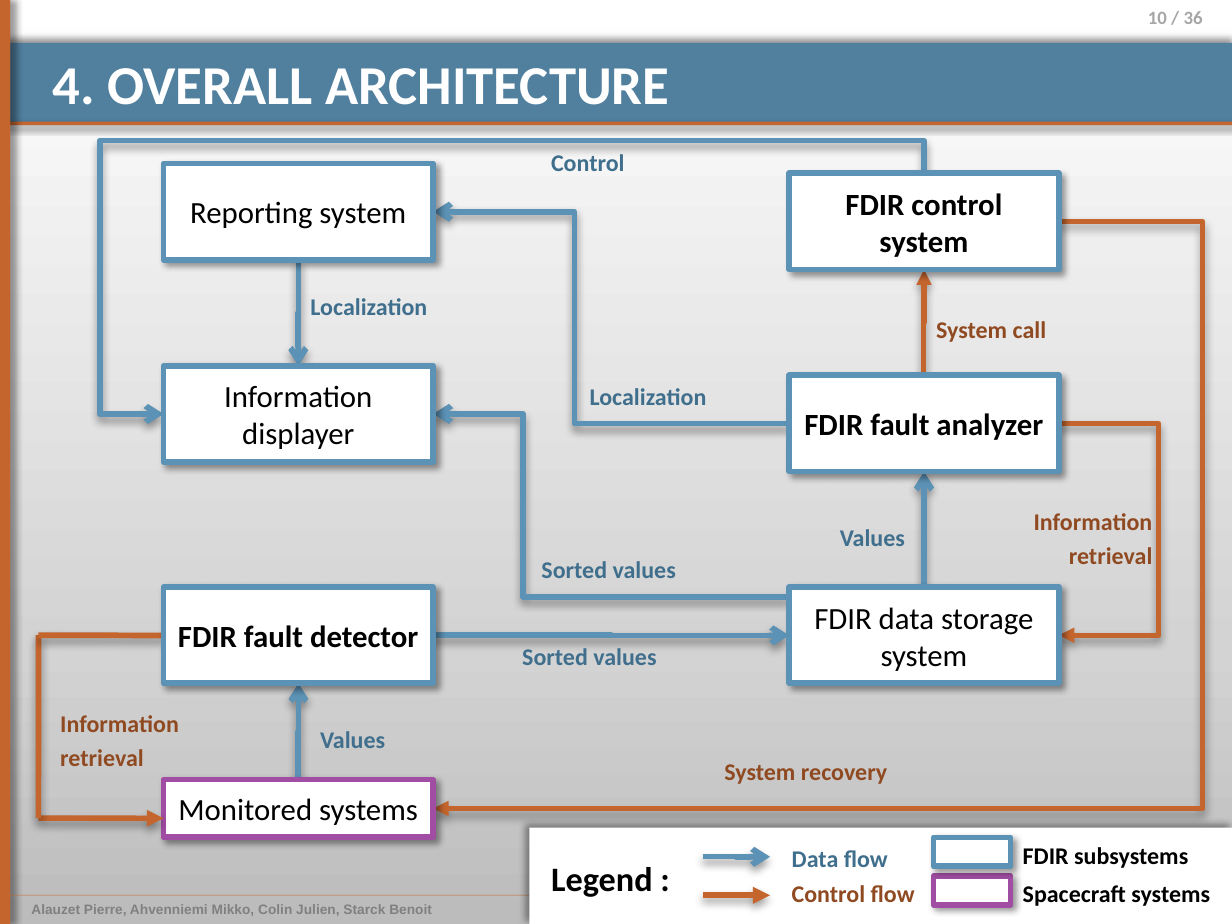
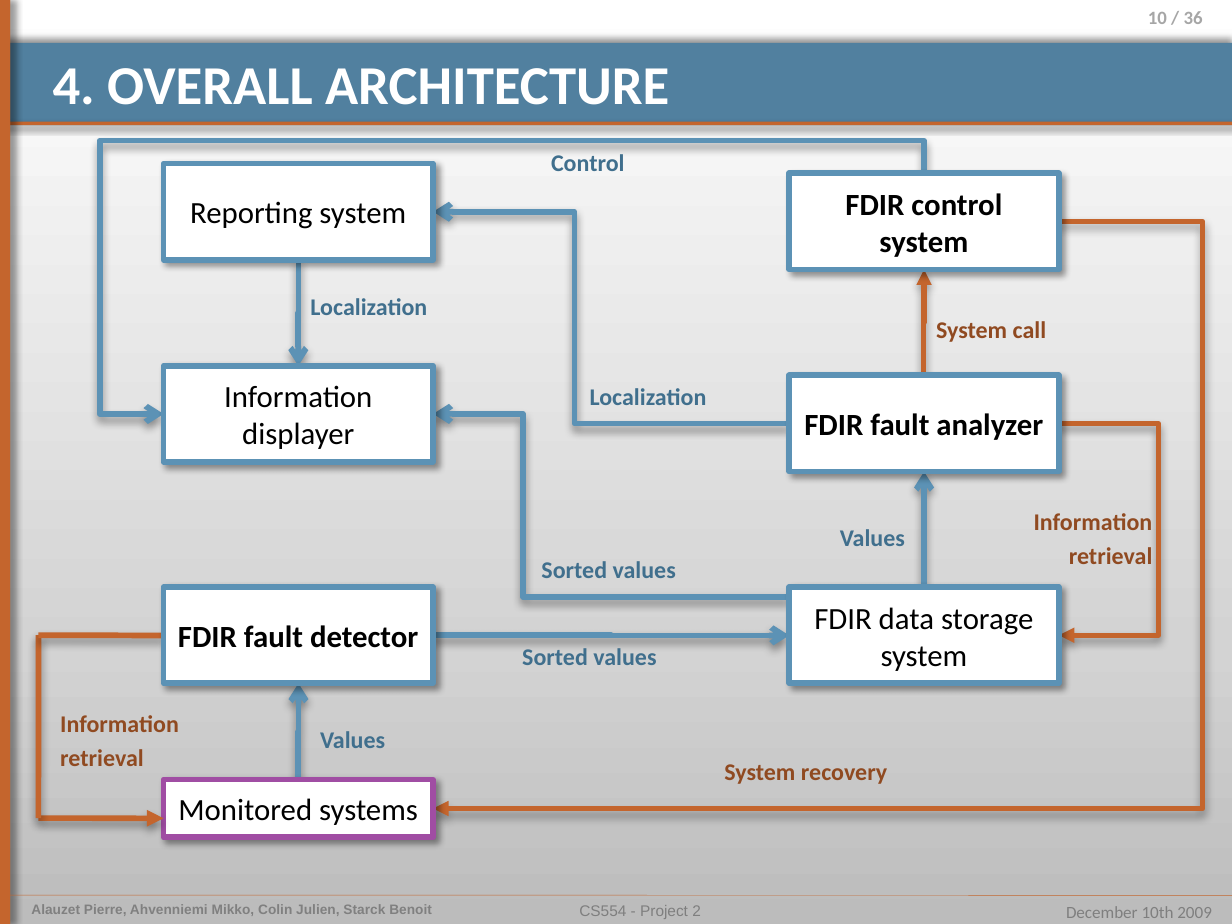
Before and after one commit to pierrealauzet/euroteam, a slide deck: slide 10 of Project 2/PartFinal/CS554_EuroTeam_Project2_Final_pierre.pptx. Drawn at 1232x924 pixels with LibreOffice and Linux fonts; fonts in the diff are those of the drawing. Boxes give left, top, right and bottom in pixels: in the first picture for what was removed or moved away, otherwise in the second. Text is boxed around its words. In the diff, an @@ line names an element or a change of style, - is before the commit and + after.

```diff
--- a/Project 2/PartFinal/CS554_EuroTeam_Project2_Final_pierre.pptx
+++ b/Project 2/PartFinal/CS554_EuroTeam_Project2_Final_pierre.pptx
@@ rectangle removed at bbox=[530, 828, 1232, 924] @@
@@ rectangle removed at bbox=[934, 838, 1011, 866] @@
@@ text removed at bbox=[551, 867, 653, 897] @@
-Legend :
@@ elbow arrow removed from (702, 856) to (770, 856) @@
@@ text removed at bbox=[792, 850, 888, 867] @@
-Data flow
@@ text removed at bbox=[1023, 847, 1188, 868] @@
-FDIR subsystems
@@ elbow arrow removed from (702, 896) to (770, 896) @@
@@ text removed at bbox=[792, 885, 915, 902] @@
-Control flow
@@ rectangle removed at bbox=[934, 876, 1011, 904] @@
@@ text removed at bbox=[1023, 885, 1210, 906] @@
-Spacecraft systems
@@ text added at bbox=[579, 905, 701, 919], 9 pt, text #7F7F7F @@
+CS554 - Project 2
```
Also in this commit, not shown: 23 other slides changed, 2 slides added, 1 other file.
